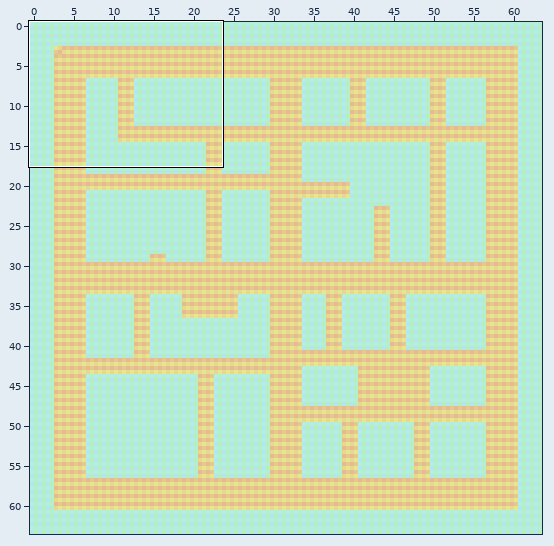
Tiled map: Momo/TestGame/TestGameContent/maps/zone01/zone01.tmx. The first picture is a wide view before the edit; the outline marks the close-up.
Close-up. Old version:
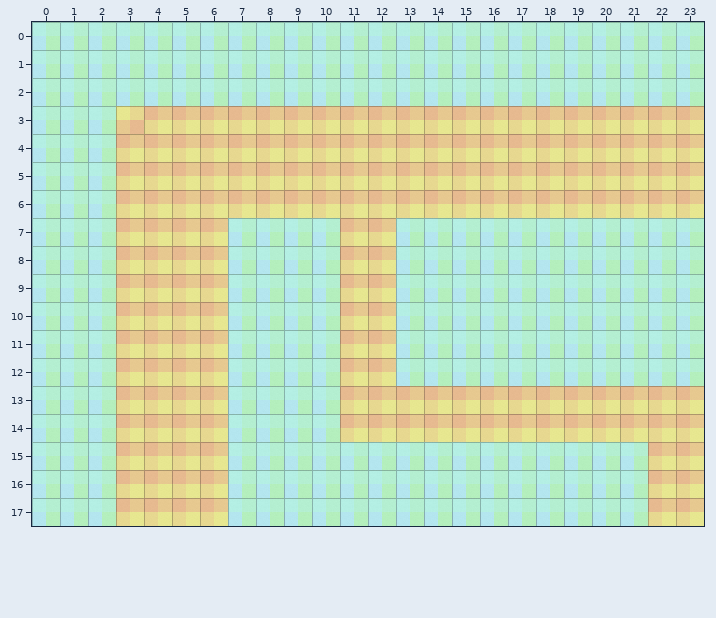
Cells are 64x64 px. Shown: x 0..23, y 0..17. The commit also changed other parts of the map, which this record leaves out.
After:
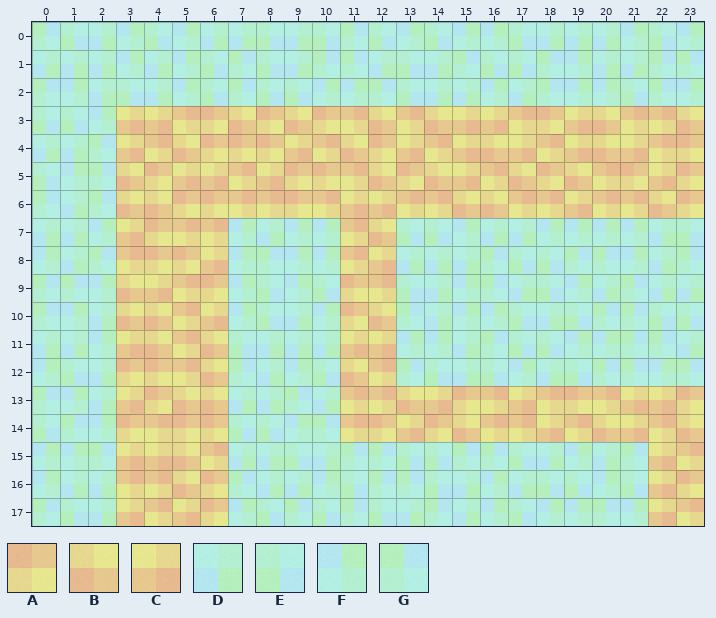
Key: from "cityfloor": A 0, B 0 flipped up-down, C 0 turned 180; from "citywalls": D 0, E 0 flipped left-right, F 0 flipped up-down, G 0 turned 180.
_ is an empty cell.
Change:
Layer "Floor":
y 3: x 4 A -> C; x 7 A -> B; x 9 A -> B; x 12 A -> B; x 14..16 AAA -> BCC; x 19..20 AA -> CB; x 23 A -> B
y 4: x 3 A -> C; x 5 A -> B; x 9 A -> C; x 11 A -> B; x 13 A -> C; x 15..17 AAA -> CBC; x 19..21 AAA -> CBC
y 5: x 3 A -> B; x 5..6 AA -> CC; x 8 A -> C; x 12 A -> B; x 14..15 AA -> BC; x 17 A -> B; x 19 A -> B; x 22 A -> C
y 6: x 3..4 AA -> BB; x 11..12 AA -> CC; x 15..16 AA -> BB; x 19 A -> C; x 22 A -> B
y 7: x 3 A -> C; x 12 A -> B
y 8: x 6 A -> C; x 12 A -> C
y 9: x 3..4 AA -> BC
y 10: x 3..4 AA -> BB; x 6 A -> C; x 12 A -> B
y 11: x 3..4 AA -> CB; x 6 A -> B; x 11..12 AA -> CC
y 12: x 6 A -> B; x 11 A -> B
y 13: x 3 A -> C; x 5..6 AA -> BB; x 13..14 AA -> BC; x 17 A -> C; x 21..22 AA -> CC
y 14: x 13 A -> C; x 15 A -> B; x 18 A -> C; x 20..21 AA -> BC; x 23 A -> B
y 15: x 3..5 AAA -> CCB; x 22 A -> C
y 16: x 5 A -> B; x 22 A -> C
y 17: x 3 A -> C; x 5 A -> C; x 22 A -> C
Layer "Walls":
y 0: x 0..1 DD -> GE; x 3..5 DDD -> FEF; x 8 D -> E; x 10..17 DDDDDDDD -> EGEFEFFE; x 21..23 DDD -> FEF
y 1: x 3 D -> F; x 5..8 DDDD -> FEGE; x 10..11 DD -> GG; x 13 D -> E; x 15..19 DDDDD -> GEEGF; x 22..23 DD -> GG
y 2: x 0..1 DD -> GF; x 3 D -> E; x 5..13 DDDDDDDDD -> FEGEEFFGE; x 16 D -> F; x 18..23 DDDDDD -> GFFEGF
y 3: x 0..2 DDD -> EEF
y 4: x 2 D -> G
y 5: x 0..2 DDD -> EFG
y 6: x 0 D -> G; x 2 D -> G
y 7: x 2 D -> F; x 7 D -> F; x 9..10 DD -> FF; x 13..15 DDD -> EEF; x 18..21 DDDD -> FFFF; x 23 D -> E
y 8: x 0 D -> F; x 2 D -> G; x 7..10 DDDD -> FGFF; x 16..21 DDDDDD -> GEEGGF; x 23 D -> G
y 9: x 0..2 DDD -> GGF; x 7..10 DDDD -> FEFE; x 13 D -> E; x 15..16 DD -> FG; x 18..19 DD -> EF; x 21 D -> G
y 10: x 0..1 DD -> GF; x 7..8 DD -> FE; x 10 D -> F; x 13 D -> G; x 15..17 DDD -> FFE; x 19..23 DDDDD -> EGGEE
y 11: x 2 D -> F; x 7 D -> E; x 13..14 DD -> FF; x 16..22 DDDDDDD -> GEEFFGG
y 12: x 0..1 DD -> FE; x 7 D -> G; x 9..10 DD -> FE; x 13..14 DD -> GE; x 16..17 DD -> EF; x 19..23 DDDDD -> EGGFG
y 13: x 0..1 DD -> GF; x 9 D -> G
y 14: x 0..2 DDD -> EGF; x 7..10 DDDD -> EEFG
y 15: x 0..2 DDD -> FFG; x 9 D -> E; x 11..17 DDDDDDD -> GGEEGGE; x 19 D -> F; x 21 D -> G
y 16: x 0 D -> F; x 7 D -> G; x 10..14 DDDDD -> FEGGE; x 16 D -> F; x 18..21 DDDD -> EEFE
y 17: x 0..1 DD -> GE; x 7..12 DDDDDD -> FEGEGE; x 14 D -> G; x 16..21 DDDDDD -> FEFFGF
